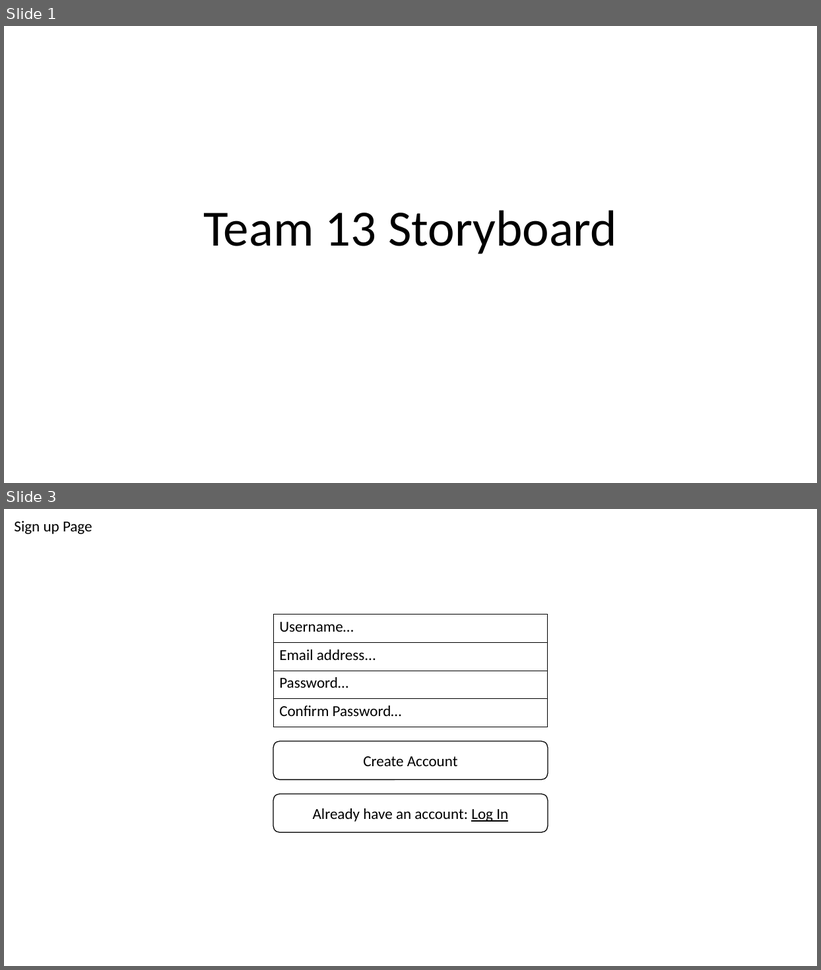
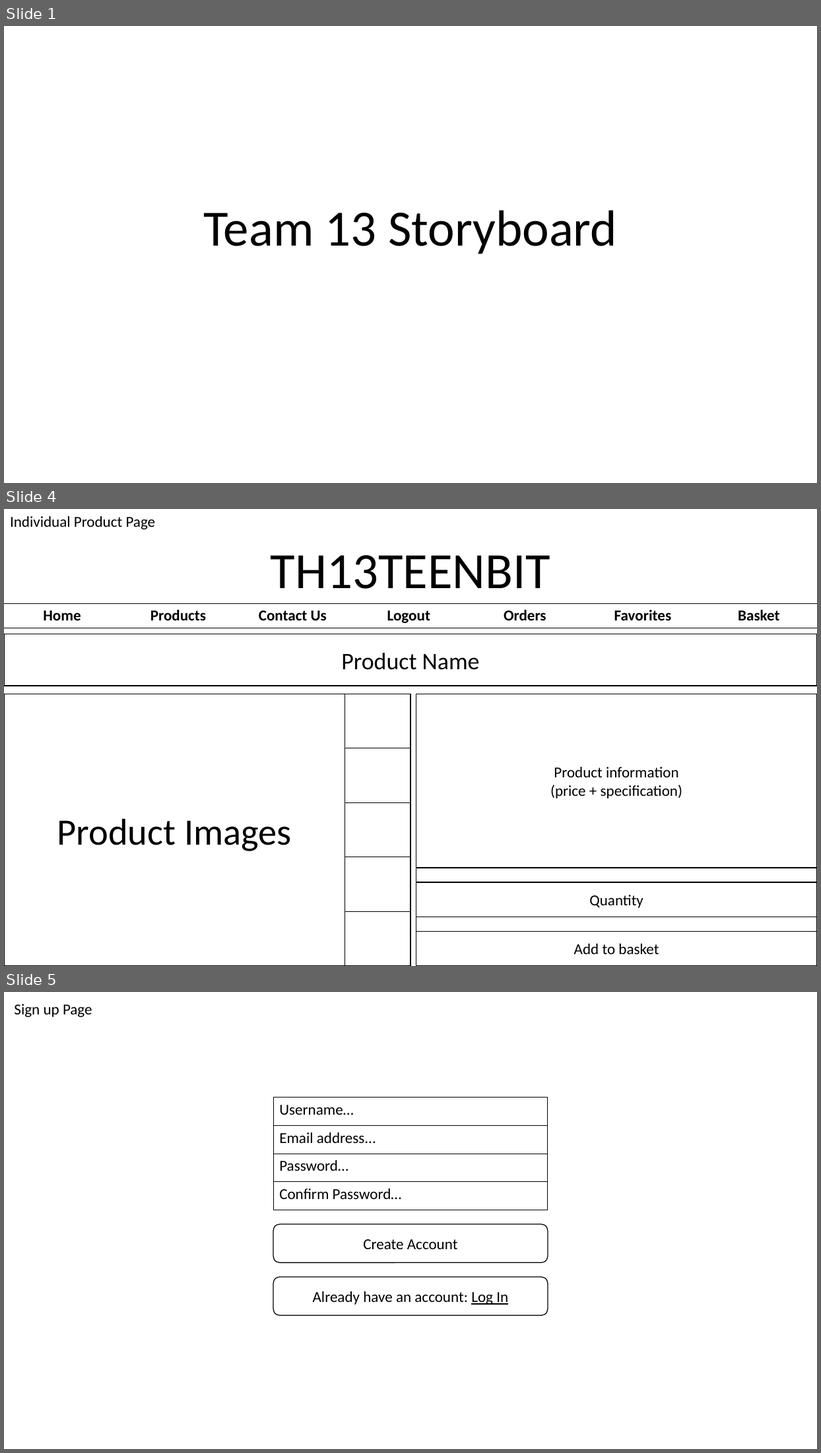
Before and after one commit to HassanAliause/Team-13-TP2, a slide deck: Team 13 Storyboard.pptx. Shown one above the other, each under a label of ours: slides 1 and 3 before the commit, slides 1, 4 and 5 after it; the slides between them are not shown. The pictures are 821x970 and 821x1453 pixels, drawn with LibreOffice and Linux fonts; fonts in the diff are those of the drawing. Boxes give left, top, right and bottom in pixels: in the first picture for what was removed or moved away, otherwise in the second. Text is boxed around its words. In the diff, an @@ line names an element or a change of style, - is before the commit and + after.

Commit message:
Update Team 13 Storyboard.pptx
- Added Home, Product and Individual Products page

```diff
--- a/Team 13 Storyboard.pptx
+++ b/Team 13 Storyboard.pptx
@@ slide 4 added at (4,509,817,966), background #FFFFFF @@
@@ text added at (10,516,156,529), 18 pt, text #000000 @@
+Individual Product Page
@@ text added at (271,555,550,589), 60 pt, text #000000 @@
+TH13TEENBIT
@@ table added at (4,603,815,628), 1 rows, 7 columns @@
+Home | Products | Contact Us | Logout | Orders | Favorites | Basket
@@ rectangle added at (4,634,817,686), fill #FFFFFF, outline #000000 1 pt, 28 pt, text #000000 @@
+Product Name
@@ rectangle added at (4,694,345,966), fill #FFFFFF, outline #000000 1 pt, 44 pt, text #000000 @@
+Product Images
@@ table added at (345,694,411,966), 5 rows, 1 columns @@
+
+
+
+
+
@@ rectangle added at (416,694,817,966), fill #FFFFFF, outline #000000 1 pt @@
@@ rectangle added at (416,694,817,868), fill #FFFFFF, outline #000000 1 pt, 18 pt, text #000000 @@
+Product information
+(price + specification)
@@ rectangle added at (416,883,817,917), fill #FFFFFF, outline #000000 1 pt, 18 pt, text #000000 @@
+Quantity
@@ rectangle added at (416,931,817,966), fill #FFFFFF, outline #000000 1 pt, 18 pt, text #000000 @@
+Add to basket
@@ what was slide 3 is now slide 5 @@
```
Also in this commit, not shown: 1 slide changed, 1 other slide added.
